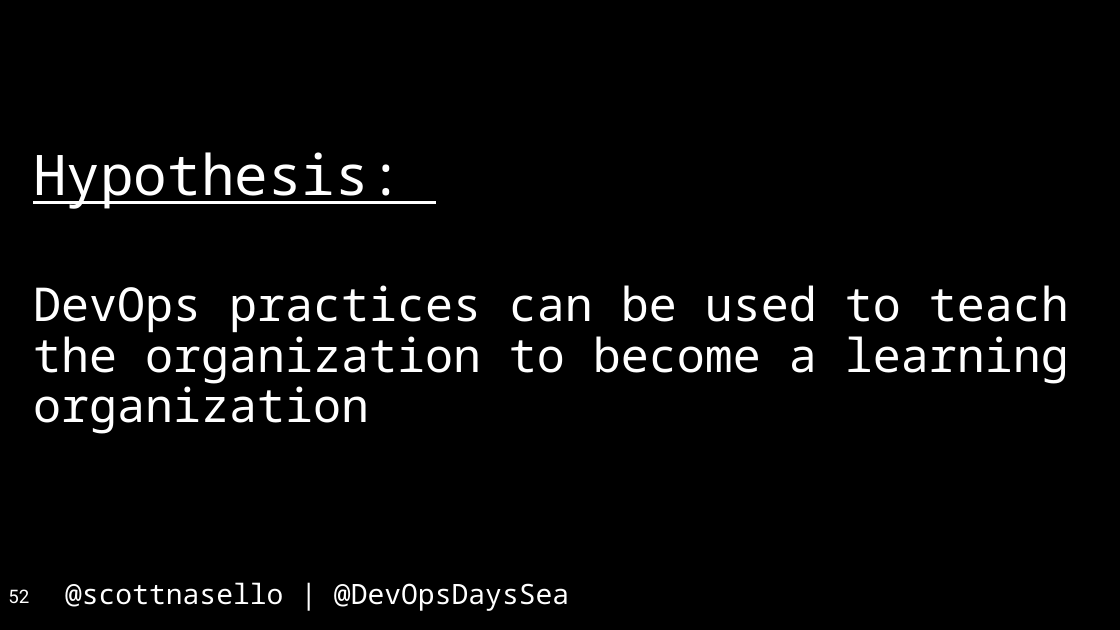
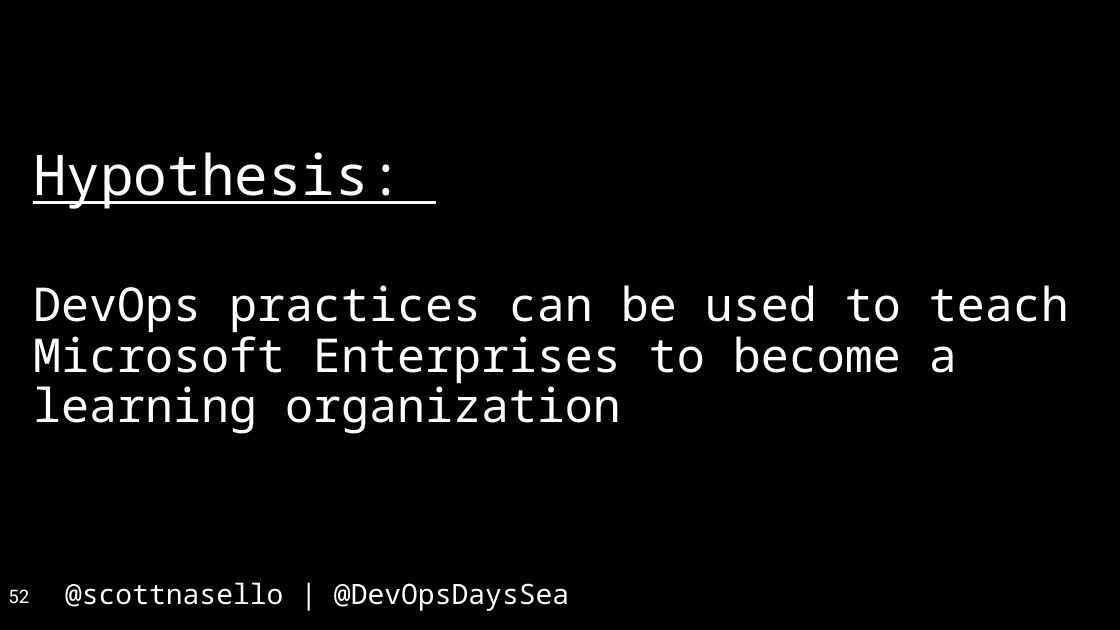
Before and after one commit to scottnasello/talks, a slide deck: slide 52 of 2017-04-26 Seattle DevOpsDays/DevOpsDays Seattle.pptx. Drawn at 1120x630 pixels with LibreOffice and Linux fonts; fonts in the diff are those of the drawing. Boxes give left, top, right and bottom in pixels: in the first picture for what was removed or moved away, otherwise in the second. Text is boxed around its words. In the diff, an @@ line names an element or a change of style, - is before the commit and + after.

```diff
--- a/2017-04-26 Seattle DevOpsDays/DevOpsDays Seattle.pptx
+++ b/2017-04-26 Seattle DevOpsDays/DevOpsDays Seattle.pptx
@@ text at <box>33,285,1069,434</box>: text changed @@
-DevOps practices can be used to teach the organization to become a learning organization
+DevOps practices can be used to teach Microsoft Enterprises to become a learning organization
```
Also in this commit, not shown: 2 other slides changed.
